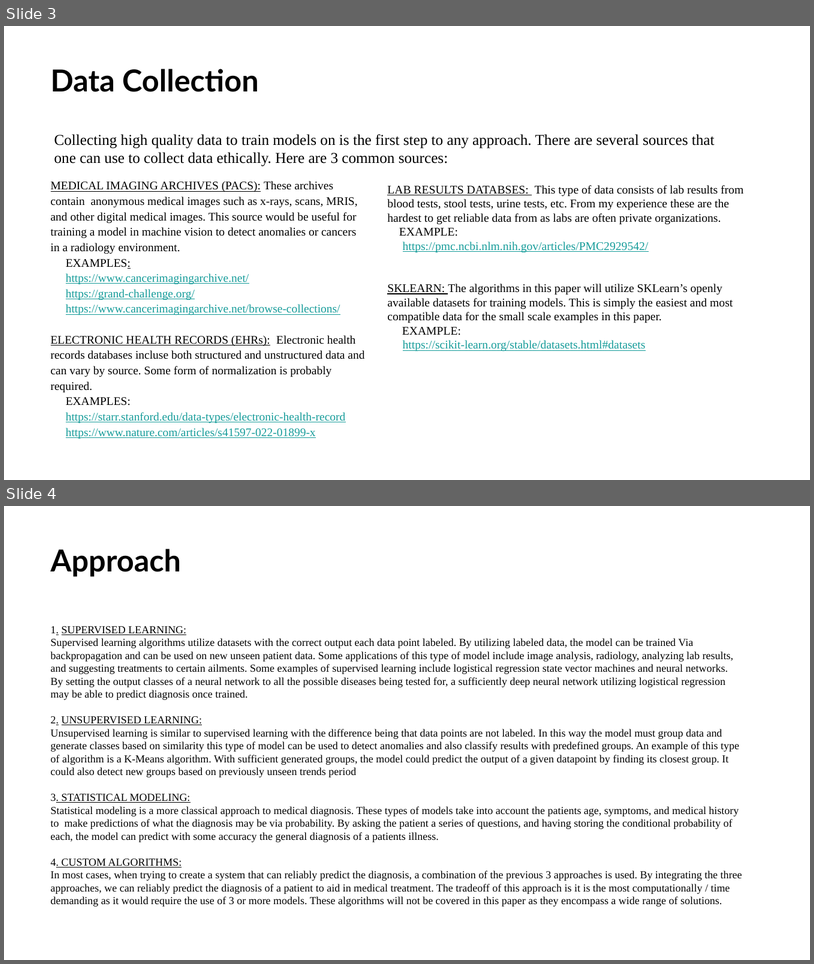
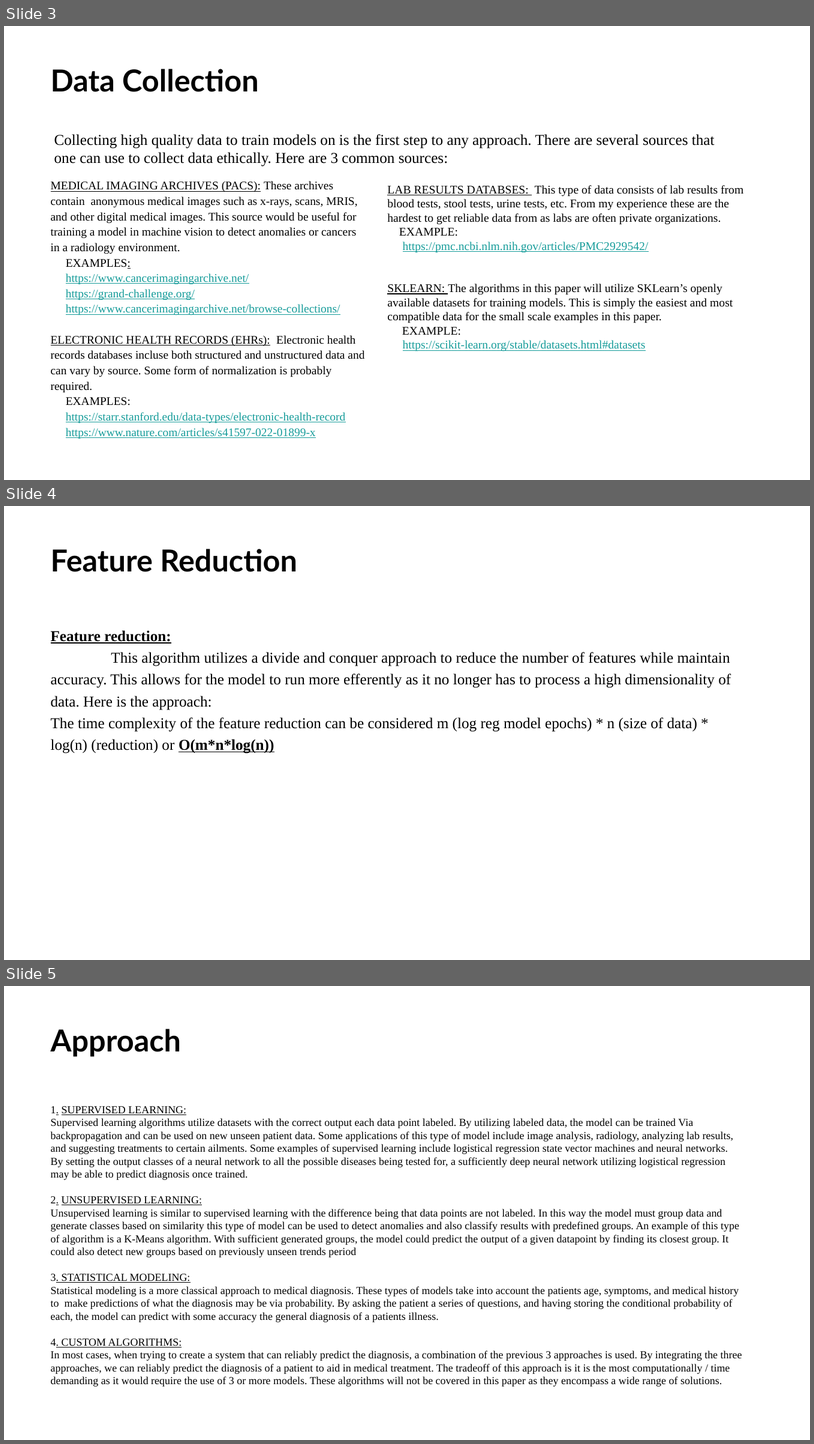
Before and after one commit to michaelrzg/Medical-Diagnosis-via-Machine-Learning, a slide deck: Survey on Algorithms for Personalized Patient Health Diagnosis.pptx. Shown one above the other, each under a label of ours: slides 3 and 4 before the commit, slides 3, 4 and 5 after it. The pictures are 814x964 and 814x1444 pixels, drawn with LibreOffice and Linux fonts; fonts in the diff are those of the drawing. Boxes give left, top, right and bottom in pixels: in the first picture for what was removed or moved away, otherwise in the second. Text is boxed around its words. In the diff, an @@ line names an element or a change of style, - is before the commit and + after.

Commit message:
added features reduce

```diff
--- a/Survey on Algorithms for Personalized Patient Health Diagnosis.pptx
+++ b/Survey on Algorithms for Personalized Patient Health Diagnosis.pptx
@@ slide 4 added at box(4, 506, 810, 960), background #FFFFFF @@
@@ title added at box(51, 549, 297, 572), 36 pt, text #000000, bold @@
+Feature Reduction
@@ text added at box(51, 630, 731, 753), 18 pt, text #000000 @@
+Feature reduction:
+This algorithm utilizes a divide and conquer approach to reduce the number of features while maintain accuracy. This allows for the model to run more efferently as it no longer has to process a high dimensionality of data. Here is the approach:
+The time complexity of the feature reduction can be considered m (log reg model epochs) * n (size of data) * log(n) (reduction) or O(m*n*log(n))
@@ what was slide 4 is now slide 5 @@
```
Also in this commit, not shown: 2 other files.
